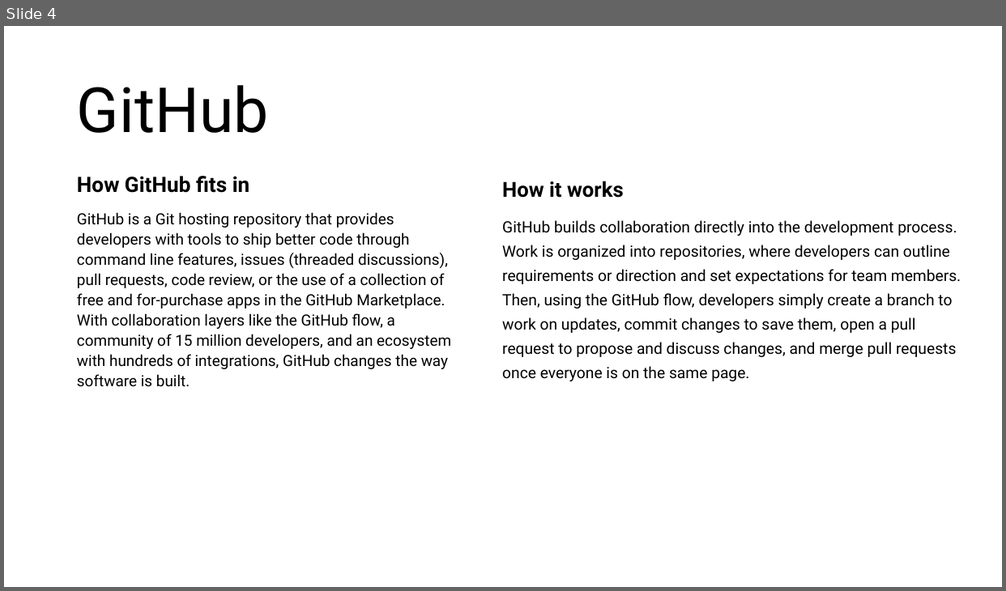
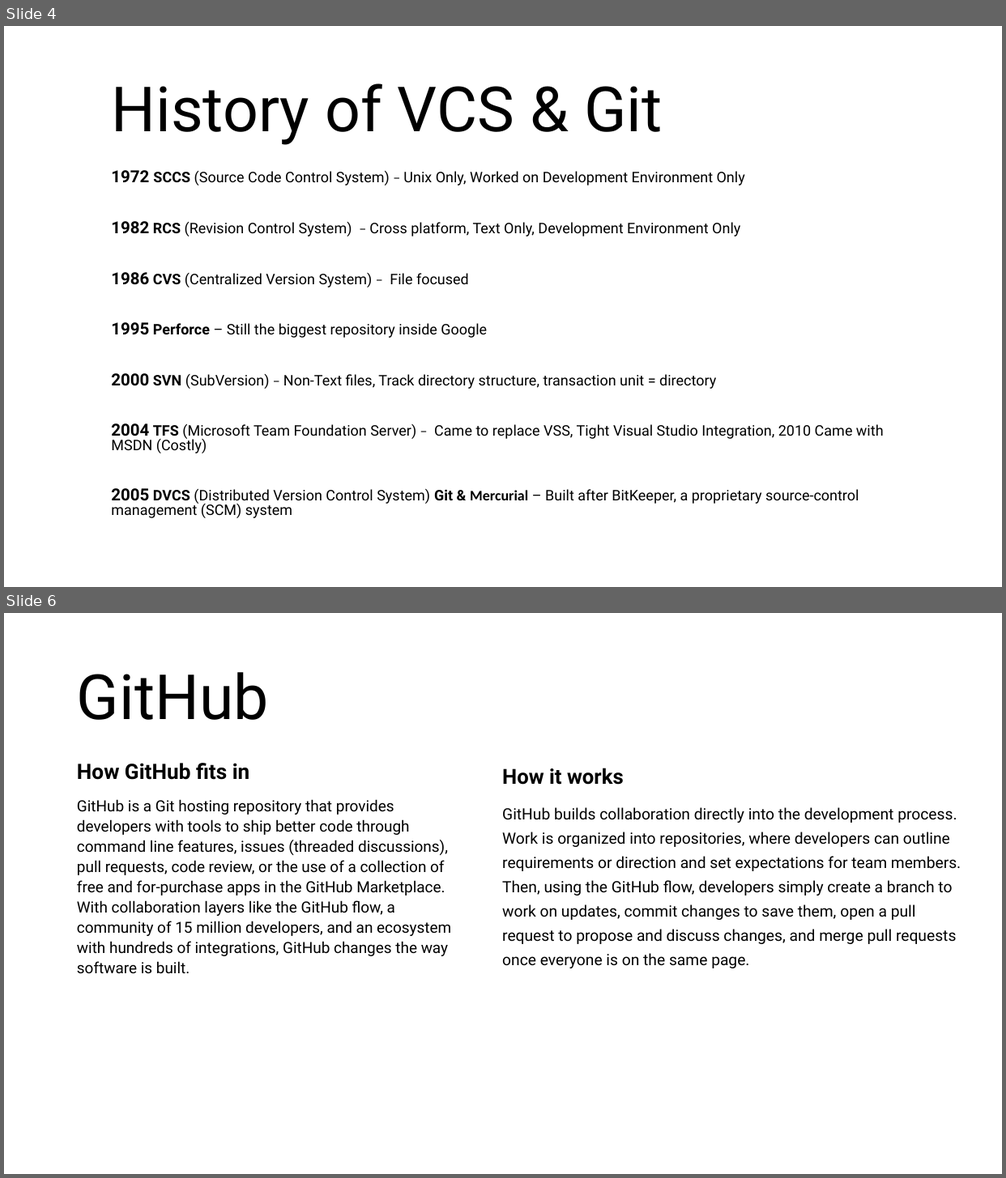
Before and after one commit to sumitkadu/Git101_WomenWhoCode, a slide deck: Git101_WWC.pptx. Shown one above the other, each under a label of ours: slide 4 before the commit, slides 4 and 6 after it; the slides between them are not shown. The pictures are 1006x591 and 1006x1178 pixels, drawn with LibreOffice and Linux fonts; fonts in the diff are those of the drawing. Boxes give left, top, right and bottom in pixels: in the first picture for what was removed or moved away, otherwise in the second. Text is boxed around its words. In the diff, an @@ line names an element or a change of style, - is before the commit and + after.

```diff
--- a/Git101_WWC.pptx
+++ b/Git101_WWC.pptx
@@ slide 4 added at <box>4,26,1002,587</box>, background #FFFFFF @@
@@ text added at <box>111,84,662,145</box>, 60 pt, text #000000 @@
+History of VCS & Git
@@ text added at <box>111,170,884,518</box>, 14 pt, text #000000 @@
+1972 SCCS (Source Code Control System) – Unix Only, Worked on Development Environment Only
+1982 RCS (Revision Control System) – Cross platform, Text Only, Development Environment Only
+1986 CVS (Centralized Version System) – File focused
+1995 Perforce – Still the biggest repository inside Google
+2000 SVN (SubVersion) – Non-Text files, Track directory structure, transaction unit = directory
+2004 TFS (Microsoft Team Foundation Server) – Came to replace VSS, Tight Visual Studio Integration, 2010 Came with MSDN (Costly)
+2005 DVCS (Distributed Version Control System) Git & Mercurial – Built after BitKeeper, a proprietary source-control management (SCM) system
@@ what was slide 4 is now slide 6 @@
```
Also in this commit, not shown: 5 slides changed.
